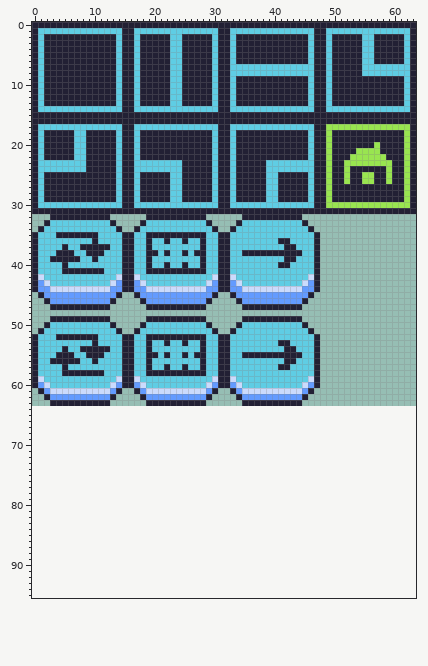
A pixel-art file gets an edit: to_import/blocks.aseprite. Above is the file before it was changed.
64x64 pixels, 1 frame. The old version is drawn lined up with the new one, on the new canvas.
And afterwards:
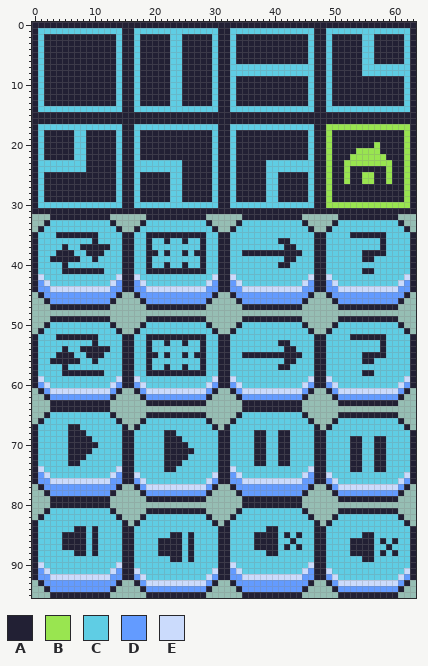
Palette (. is transparent): A #222034  B #99e550  C #5fcde4  D #639bff  E #cbdbfc
Commit: block shader
The exact change:
canvas 64x64 -> 64x96
Changed rows in their new state; - is an unchanged pixel.
first column x 0:
32 ---------------------------------------------------AAAAAAAAAA---
33 --------------------------------------------------ACCCCCCCCCCA--
34 -------------------------------------------------ACCCCCCCCCCCCA-
35 ------------------------------------------------ACCCCAAAAAACCCCA
36 ------------------------------------------------ACCCCCCCCCACCCCA
37 ------------------------------------------------ACCCCCCCCCACCCCA
38 ------------------------------------------------ACCCCCCAAAACCCCA
39 ------------------------------------------------ACCCCCCAACCCCCCA
40 ------------------------------------------------ACCCCCCCCCCCCCCA
41 ------------------------------------------------ACCCCCCAACCCCCCA
42 ------------------------------------------------AECCCCCCCCCCCCEA
43 ------------------------------------------------ADECCCCCCCCCCEDA
44 ------------------------------------------------ADDEEEEEEEEEEDDA
45 -------------------------------------------------ADDDDDDDDDDDDA-
46 --------------------------------------------------ADDDDDDDDDDA--
47 ---------------------------------------------------AAAAAAAAAA---
49 ---------------------------------------------------AAAAAAAAAA---
50 --------------------------------------------------ACCCCCCCCCCA--
51 -------------------------------------------------ACCCCCCCCCCCCA-
52 ------------------------------------------------ACCCCAAAAAACCCCA
53 ------------------------------------------------ACCCCCCCCCACCCCA
54 ------------------------------------------------ACCCCCCCCCACCCCA
55 ------------------------------------------------ACCCCCCAAAACCCCA
56 ------------------------------------------------ACCCCCCAACCCCCCA
57 ------------------------------------------------ACCCCCCCCCCCCCCA
58 ------------------------------------------------ACCCCCCAACCCCCCA
59 ------------------------------------------------AECCCCCCCCCCCCEA
60 ------------------------------------------------ADECCCCCCCCCCEDA
61 -------------------------------------------------ADEEEEEEEEEEDA-
62 --------------------------------------------------ADDDDDDDDDDA--
63 ---------------------------------------------------AAAAAAAAAA---
64 ---AAAAAAAAAA----------------------AAAAAAAAAA-------------------
65 --ACCCCCCCCCCA-----AAAAAAAAAA-----ACCCCCCCCCCA-----AAAAAAAAAA---
66 -ACCCCCCCCCCCCA---ACCCCCCCCCCA---ACCCCCCCCCCCCA---ACCCCCCCCCCA--
67 ACCCCCAACCCCCCCA-ACCCCCCCCCCCCA-ACCCCCCCCCCCCCCA-ACCCCCCCCCCCCA-
68 ACCCCCAAACCCCCCAACCCCCAACCCCCCCAACCCCAACCAACCCCAACCCCCCCCCCCCCCA
69 ACCCCCAAAACCCCCAACCCCCAAACCCCCCAACCCCAACCAACCCCAACCCCAACCAACCCCA
70 ACCCCCAAAAACCCCAACCCCCAAAACCCCCAACCCCAACCAACCCCAACCCCAACCAACCCCA
71 ACCCCCAAAACCCCCAACCCCCAAAAACCCCAACCCCAACCAACCCCAACCCCAACCAACCCCA
72 ACCCCCAAACCCCCCAACCCCCAAAACCCCCAACCCCAACCAACCCCAACCCCAACCAACCCCA
73 ACCCCCAACCCCCCCAACCCCCAAACCCCCCAACCCCAACCAACCCCAACCCCAACCAACCCCA
74 AECCCCCCCCCCCCEAACCCCCAACCCCCCCAAECCCCCCCCCCCCEAACCCCAACCAACCCCA
75 ADECCCCCCCCCCEDAAECCCCCCCCCCCCEAADECCCCCCCCCCEDAAECCCCCCCCCCCCEA
76 ADDEEEEEEEEEEDDAADECCCCCCCCCCEDAADDEEEEEEEEEEDDAADECCCCCCCCCCEDA
77 -ADDDDDDDDDDDDA--ADEEEEEEEEEEDA--ADDDDDDDDDDDDA--ADEEEEEEEEEEDA-
78 --ADDDDDDDDDDA----ADDDDDDDDDDA----ADDDDDDDDDDA----ADDDDDDDDDDA--
79 ---AAAAAAAAAA------AAAAAAAAAA------AAAAAAAAAA------AAAAAAAAAA---
80 ---AAAAAAAAAA----------------------AAAAAAAAAA-------------------
81 --ACCCCCCCCCCA-----AAAAAAAAAA-----ACCCCCCCCCCA-----AAAAAAAAAA---
82 -ACCCCCCCCCCCCA---ACCCCCCCCCCA---ACCCCCCCCCCCCA---ACCCCCCCCCCA--
83 ACCCCCCCCCCCCCCA-ACCCCCCCCCCCCA-ACCCCCCCCCCCCCCA-ACCCCCCCCCCCCA-
84 ACCCCCCAACACCCCAACCCCCCCCCCCCCCAACCCCCCAACCCCCCAACCCCCCCCCCCCCCA
85 ACCCCAAAACACCCCAACCCCCCAACACCCCAACCCCAAAACACACCAACCCCCCAACCCCCCA
86 ACCCCAAAACACCCCAACCCCAAAACACCCCAACCCCAAAACCACCCAACCCCAAAACACACCA
87 ACCCCAAAACACCCCAACCCCAAAACACCCCAACCCCAAAACACACCAACCCCAAAACCACCCA
88 ACCCCCCAACACCCCAACCCCAAAACACCCCAACCCCCCAACCCCCCAACCCCAAAACACACCA
89 ACCCCCCCCCCCCCCAACCCCCCAACACCCCAACCCCCCCCCCCCCCAACCCCCCAACCCCCCA
90 AECCCCCCCCCCCCEAACCCCCCCCCCCCCCAAECCCCCCCCCCCCEAACCCCCCCCCCCCCCA
91 ADECCCCCCCCCCEDAAECCCCCCCCCCCCEAADECCCCCCCCCCEDAAECCCCCCCCCCCCEA
92 ADDEEEEEEEEEEDDAADECCCCCCCCCCEDAADDEEEEEEEEEEDDAADECCCCCCCCCCEDA
93 -ADDDDDDDDDDDDA--ADEEEEEEEEEEDA--ADDDDDDDDDDDDA--ADEEEEEEEEEEDA-
94 --ADDDDDDDDDDA----ADDDDDDDDDDA----ADDDDDDDDDDA----ADDDDDDDDDDA--
95 ---AAAAAAAAAA------AAAAAAAAAA------AAAAAAAAAA------AAAAAAAAAA---
Where, in picture pixels (left, top, right, bottom), the same in both pictures:
added: (32, 214, 416, 598)
